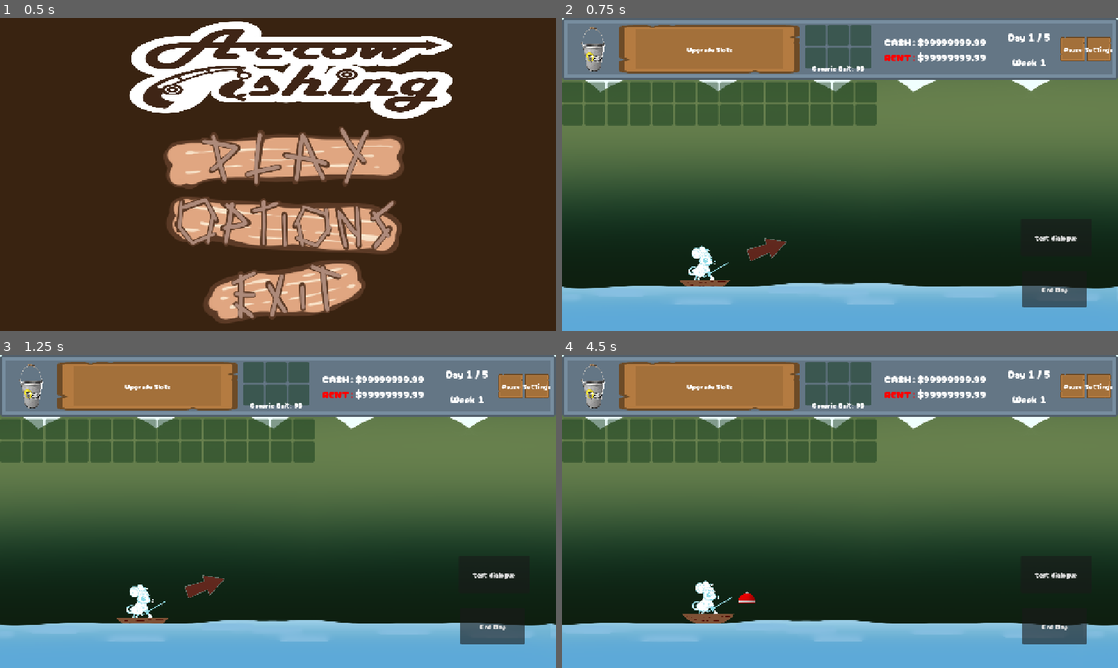
Above: before the commit, frames 1-4 (two rows, left to right).
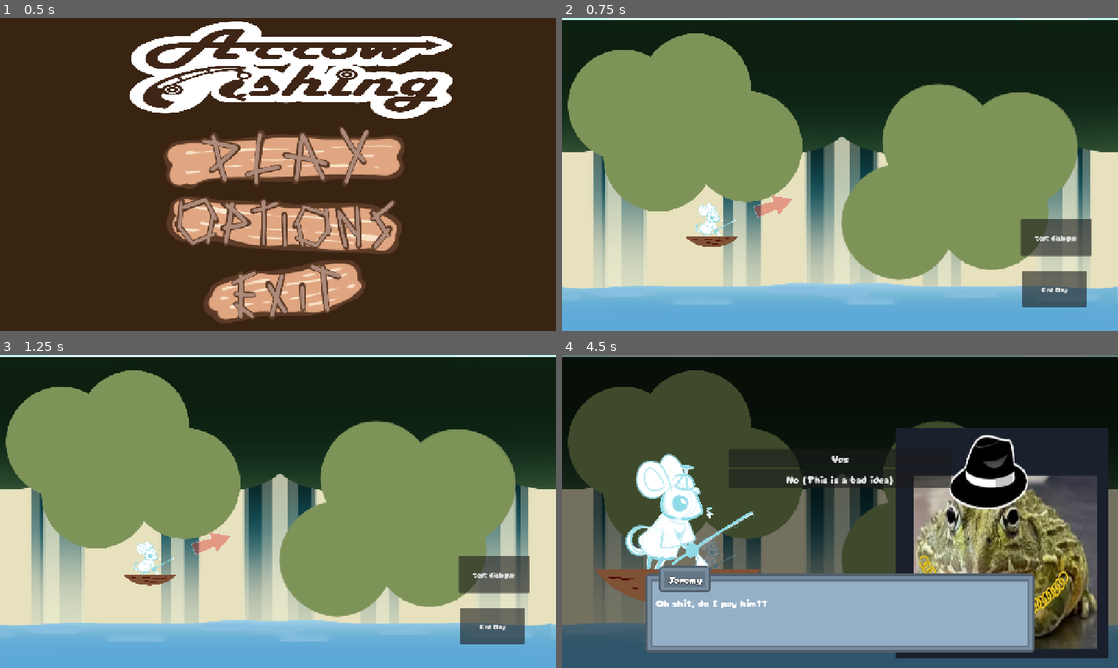
Above: after the commit, the same moments.

Repository: Meoah/Team-Awesome
Game: Godot game, scene res://scenes/default.tscn
Same seed, same stepped clock (60 frames per second), same inputs: the game is played once before the commit and once after it. Sound files missing from this copy of the repository are replaced by a short silence.
Inputs (mouse positions are in pixels of both pictures, inside the frame that each line leads up to):
- Up to frame 1 (0.5 s): no input
- Up to frame 2 (0.75 s): click (845, 158) at 0.5 s
- Up to frame 3 (1.25 s): no input
- Up to frame 4 (4.5 s): click "test dialogue" at 1.25 s; click "End Day" at 2 s; click (712, 386) at 2.77 s; tap Enter at 3.5 s; move the mouse to (962, 495) at 3.52 s; hold Right (right) 3.53-4.25 s; hold Space (action) 3.53-4.25 s; click (962, 495) at 3.67 s; drag from (728, 527) to (812, 574) at 4.27 s

Frame 1 is identical in both runs. In frame 2, 83% of the frame differs, in the area x 0-100%, y 0-87%; in frame 3, 83%; in frame 4, 91%, in the area x 0-100%, y 0-100%.
Error before the commit: Invalid assignment of property or key 'text' with value of type 'String' on a base object of type 'null instance'. (res://scripts/ui/hud/hud.gd:27)

Commit message:
Various Adjustments

Diff:
--- a/scenes/game/daytime_main.tscn
+++ b/scenes/game/daytime_main.tscn
@@ -1,13 +1,14 @@
-[gd_scene load_steps=19 format=3 uid="uid://4wis367byvft"]
+[gd_scene load_steps=20 format=3 uid="uid://4wis367byvft"]
 
 [ext_resource type="Script" uid="uid://n3jjvqnan6hy" path="res://scripts/game/daytime_main.gd" id="1_2jsv6"]
 [ext_resource type="PackedScene" uid="uid://c4g7xtu4dc0po" path="res://scenes/actors/main_character.tscn" id="1_oxlu7"]
 [ext_resource type="AudioStream" uid="uid://e1cxs7j2ew6u" path="res://assets/audio/bgm/dump/waiting_for_bite.wav" id="2_3kam8"]
 [ext_resource type="PackedScene" uid="uid://8rtag1fl3an4" path="res://scenes/actors/bobber.tscn" id="3_6j7wl"]
-[ext_resource type="Texture2D" uid="uid://da5g8qjy0q6u8" path="res://assets/textures/background/daytime_background_bottom.png" id="4_qc6n8"]
+[ext_resource type="Texture2D" uid="uid://da5g8qjy0q6u8" path="res://assets/textures/background/background_middle.png" id="4_qc6n8"]
 [ext_resource type="Texture2D" uid="uid://8v7i2pn3jxgb" path="res://assets/textures/background/Placeholder_Water.png" id="5_8rhjh"]
-[ext_resource type="Texture2D" uid="uid://b2ujo6wxupnp0" path="res://assets/textures/background/daytime_background_top.png" id="5_sd21a"]
-[ext_resource type="Script" path="res://scripts/game/camera/day_cam.gd" id="8_3kam8"]
+[ext_resource type="Texture2D" uid="uid://b2ujo6wxupnp0" path="res://assets/textures/background/background_top.png" id="5_sd21a"]
+[ext_resource type="Texture2D" uid="uid://dgmii41agwhfu" path="res://assets/textures/background/background_bottom.png" id="6_sd21a"]
+[ext_resource type="Script" uid="uid://kbal7ers7gbb" path="res://scripts/game/camera/day_cam.gd" id="8_3kam8"]
 [ext_resource type="Texture2D" uid="uid://gm82txfpgbpv" path="res://assets/textures/vfx/FISH/Fish 01.png" id="9_3kam8"]
 [ext_resource type="PackedScene" uid="uid://cjoxd6e64nw52" path="res://scenes/ui/hud/hud.tscn" id="10_3kam8"]
 [ext_resource type="Texture2D" uid="uid://q3uv13ote634" path="res://assets/textures/vfx/FISH/Fish 02.png" id="10_nw8sa"]
@@ -127,27 +128,39 @@
 bobber_scene = ExtResource("3_6j7wl")
 camera = NodePath("DayCam")
 
-[node name="BackgroundBottom" type="Parallax2D" parent="."]
+[node name="BackgroundTop" type="Parallax2D" parent="."]
+repeat_size = Vector2(1280, 720)
+repeat_times = 100
+
+[node name="Sprite2D2" type="Sprite2D" parent="BackgroundTop"]
+position = Vector2(0, -1280)
+texture = ExtResource("5_sd21a")
+centered = false
+
+[node name="BackgroundMiddle" type="Parallax2D" parent="."]
 scroll_scale = Vector2(0.75, 0.75)
 repeat_size = Vector2(720, 0)
 repeat_times = 1000
 
-[node name="Sprite2D" type="Sprite2D" parent="BackgroundBottom"]
-position = Vector2(0, -560)
+[node name="Sprite2D" type="Sprite2D" parent="BackgroundMiddle"]
+position = Vector2(0, -1280)
 texture = ExtResource("4_qc6n8")
 centered = false
 
+[node name="BackgroundClouds" type="Parallax2D" parent="."]
+
+[node name="BackgroundBottom" type="Parallax2D" parent="."]
+scroll_scale = Vector2(0.75, 0.75)
+scroll_offset = Vector2(4, 4)
+repeat_size = Vector2(1280, 0)
+repeat_times = 1000
+
 [node name="Sprite2D2" type="Sprite2D" parent="BackgroundBottom"]
-position = Vector2(0, -1280)
-texture = ExtResource("5_sd21a")
-centered = false
-
-[node name="BackgroundTop" type="Parallax2D" parent="."]
-
-[node name="BackgroundClouds" type="Parallax2D" parent="."]
+texture = ExtResource("6_sd21a")
+centered = false
 
 [node name="Jeremy" parent="." instance=ExtResource("1_oxlu7")]
-position = Vector2(329.00003, 583)
+position = Vector2(344.99997, 484.00006)
 scale = Vector2(0.15348448, 0.15348448)
 
 [node name="Boundaries" type="StaticBody2D" parent="."]
@@ -203,6 +216,9 @@
 follow_viewport_enabled = true
 
 [node name="GameOver" parent="CanvasLayer" instance=ExtResource("10_qc6n8")]
+visible = false
+
+[node name="HudPlaceholder" parent="." instance=ExtResource("10_3kam8")]
 visible = false
 
 [node name="debug" type="Button" parent="."]
@@ -236,8 +252,6 @@
 grow_vertical = 0
 text = "End Day"
 
-[node name="HudPlaceholder" parent="." instance=ExtResource("10_3kam8")]
-
 [connection signal="animation_finished" from="FISH" to="." method="_on_fish_animation_finished"]
 [connection signal="pressed" from="debug" to="." method="_on_debug_pressed"]
 [connection signal="pressed" from="Button" to="." method="_on_button_pressed"]
--- a/scenes/game/main_menu.tscn
+++ b/scenes/game/main_menu.tscn
@@ -61,6 +61,7 @@
 theme_override_styles/panel = SubResource("StyleBoxFlat_16onh")
 
 [node name="MainButtons" type="VBoxContainer" parent="."]
+visible = false
 layout_mode = 1
 anchors_preset = 8
 anchor_left = 0.5
--- a/scenes/game/nighttime_main.tscn
+++ b/scenes/game/nighttime_main.tscn
@@ -5,14 +5,14 @@
 [ext_resource type="PackedScene" uid="uid://c4g7xtu4dc0po" path="res://scenes/actors/main_character.tscn" id="2_s2grh"]
 [ext_resource type="AudioStream" uid="uid://c8152424wtrat" path="res://assets/audio/bgm/dump/waiting_for_night.wav" id="3_7dbdj"]
 [ext_resource type="Texture2D" uid="uid://cbhtfna6mhxm6" path="res://assets/textures/ui/panel_brown_damaged_dark.png" id="3_i5ojq"]
-[ext_resource type="Texture2D" uid="uid://dgmii41agwhfu" path="res://assets/textures/background/nighttime_background.png" id="4_7dbdj"]
+[ext_resource type="Texture2D" uid="uid://dgmii41agwhfu" path="res://assets/textures/background/background_bottom.png" id="4_7dbdj"]
 [ext_resource type="Texture2D" uid="uid://i3smng8yxpbe" path="res://assets/textures/debug/blue-house-md.png" id="4_y133y"]
 [ext_resource type="Texture2D" uid="uid://p0x3tf6qd2yx" path="res://assets/textures/debug/bassprofishing.png" id="5_11rnk"]
 [ext_resource type="Texture2D" uid="uid://da0at2yyqtmkh" path="res://assets/textures/debug/Peter's_Fishing_Store.png" id="6_yb8jp"]
 [ext_resource type="Texture2D" uid="uid://emps5yrliobm" path="res://assets/textures/debug/My_Event061_Tarrot_Showcase.webp" id="7_1pk0j"]
 [ext_resource type="PackedScene" uid="uid://buum3xnaqnv5x" path="res://scenes/game/game_over.tscn" id="7_pk35q"]
 [ext_resource type="Texture2D" uid="uid://o4rx0t814322" path="res://assets/textures/debug/Stanley_bucket.webp" id="8_7dbdj"]
-[ext_resource type="Script" path="res://scripts/game/camera/night_cam.gd" id="9_kpww7"]
+[ext_resource type="Script" uid="uid://bfuyuw7kfy23" path="res://scripts/game/camera/night_cam.gd" id="9_kpww7"]
 [ext_resource type="PackedScene" uid="uid://cjoxd6e64nw52" path="res://scenes/ui/hud/hud.tscn" id="12_yb8jp"]
 
 [sub_resource type="Theme" id="Theme_7dbdj"]
--- a/scenes/ui/hud/hud.tscn
+++ b/scenes/ui/hud/hud.tscn
@@ -11,10 +11,8 @@
 [sub_resource type="Theme" id="Theme_swth0"]
 default_font = ExtResource("2_ax4tw")
 
-[node name="HudPlaceholder" type="CanvasLayer" node_paths=PackedStringArray("general_info", "bait_info")]
+[node name="HudPlaceholder" type="CanvasLayer"]
 script = ExtResource("1_as3gr")
-general_info = NodePath("")
-bait_info = NodePath("")
 
 [node name="VBoxContainer" type="VBoxContainer" parent="."]
 anchors_preset = 15
@@ -173,26 +171,12 @@
 grow_horizontal = 2
 grow_vertical = 2
 
-[node name="GeneralInfo" type="RichTextLabel" parent="VBoxContainer/Control/MarginContainer/HBoxContainer/Rent/HBoxContainer"]
-layout_mode = 2
-size_flags_horizontal = 3
-size_flags_stretch_ratio = 0.5
+[node name="GeneralInfo2" type="RichTextLabel" parent="VBoxContainer/Control/MarginContainer/HBoxContainer/Rent/HBoxContainer"]
+layout_mode = 2
+size_flags_horizontal = 3
 theme_override_font_sizes/normal_font_size = 24
 bbcode_enabled = true
-text = "CASH:
-[color=red]RENT:[/color]"
-scroll_active = false
-horizontal_alignment = 2
-vertical_alignment = 1
-
-[node name="GeneralInfo2" type="RichTextLabel" parent="VBoxContainer/Control/MarginContainer/HBoxContainer/Rent/HBoxContainer"]
-layout_mode = 2
-size_flags_horizontal = 3
-theme_override_font_sizes/normal_font_size = 24
-bbcode_enabled = true
-text = "$99999999.99
-$99999999.99
-"
+text = "$9999.99/[color=red]$99999.99[/color]"
 scroll_active = false
 vertical_alignment = 1
 
--- a/scripts/system/dialogue_data.gd
+++ b/scripts/system/dialogue_data.gd
@@ -11,7 +11,7 @@
 
 const DEFAULT_SPEAKER_PROFILE : Dictionary = {
 	"beep_key": "dialogue_typewriter_beep",
-	"beep_volume_linear": 0.65,
+	"beep_volume_linear": 0.2,
 	"beep_base_pitch_scale": 1.0,
 	"beep_pitch_jitter": 0.06,
 	"beep_min_interval": 0.03,
@@ -21,7 +21,7 @@
 
 const SPEAKER_PROFILES : Dictionary = {
 	NAME_MAIN_CHARACTER: {"beep_base_pitch_scale": 1.08},
-	NAME_MOB_BOSS: {"beep_base_pitch_scale": 0.7, "beep_chance": 0.75}
+	NAME_MOB_BOSS: {"beep_base_pitch_scale": 0.3, "beep_chance": 0.65}
 }
 
 # Getter functions.
--- a/scripts/ui/hud/hud.gd
+++ b/scripts/ui/hud/hud.gd
@@ -7,7 +7,7 @@
 @export var bait_info : RichTextLabel
 
 func _process(_delta: float) -> void:
-	_update_info()
+	pass
 
 func calculate_rent() -> float:
 	var base : float = 100.0
@@ -15,21 +15,3 @@
 
 	var rent : float = base * pow(growth, SystemData.get_week() - 1)
 	return rent
-
-func _update_info() -> void:
-	var info_string : String = ""
-
-	info_string += "Money: $%.2f\n" % SystemData.get_money()
-	info_string += "Rent: $%.2f\n" % calculate_rent()
-	info_string += "Week: %d\n" % SystemData.get_week()
-	info_string += "Day: %d\n" % SystemData.get_day()
-
-	general_info.text = info_string
-
-	var bait_info_string : String = ""
-	var bait_inv : Dictionary = SystemData.get_bait_inventory()
-	bait_info_string += "Bait count\n-------------\n"
-	for each in bait_inv:
-		bait_info_string += "%s: %d\n" % [each, bait_inv[each]]
-
-	bait_info.text = bait_info_string
Renamed: assets/textures/background/nighttime_background.png -> assets/textures/background/background_bottom.png
Not shown, changed: assets/textures/background/background_bottom.png.import
Renamed: assets/textures/background/daytime_background_bottom.png -> assets/textures/background/background_middle.png
Not shown, changed: assets/textures/background/background_middle.png.import
Renamed: assets/textures/background/daytime_background_top.png -> assets/textures/background/background_top.png
Not shown, changed: assets/textures/background/background_top.png.import
Binary file added: assets/textures/ui/Square_Border.png
Not shown, added: assets/textures/ui/Square_Border.png.import
